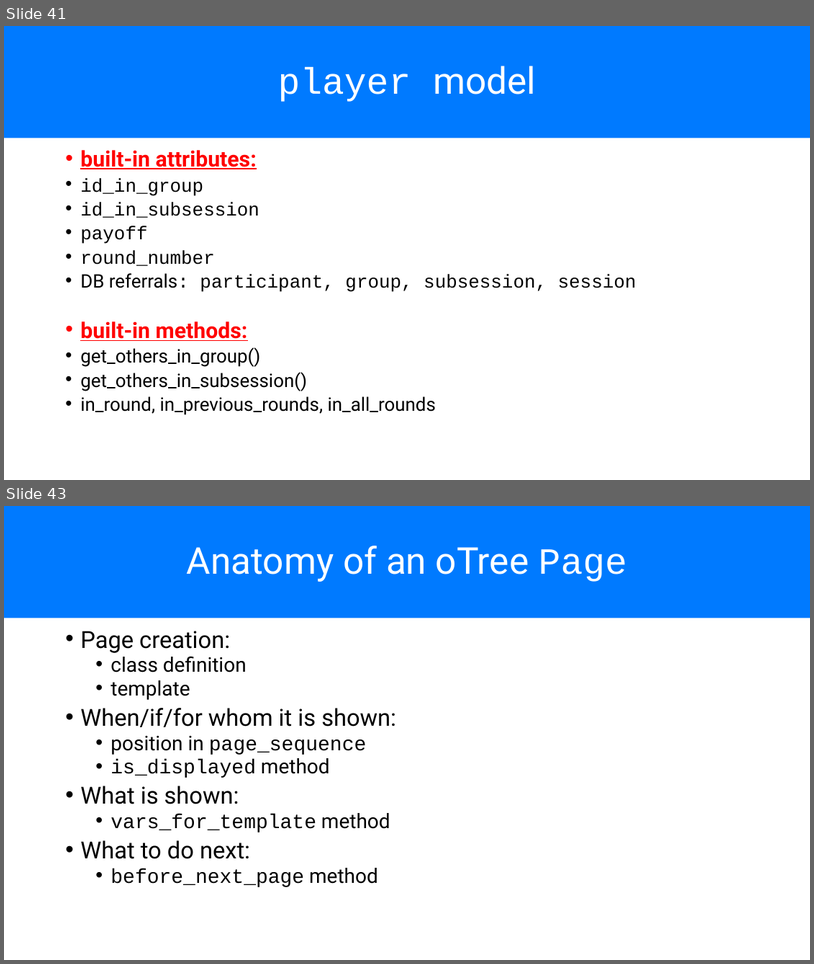
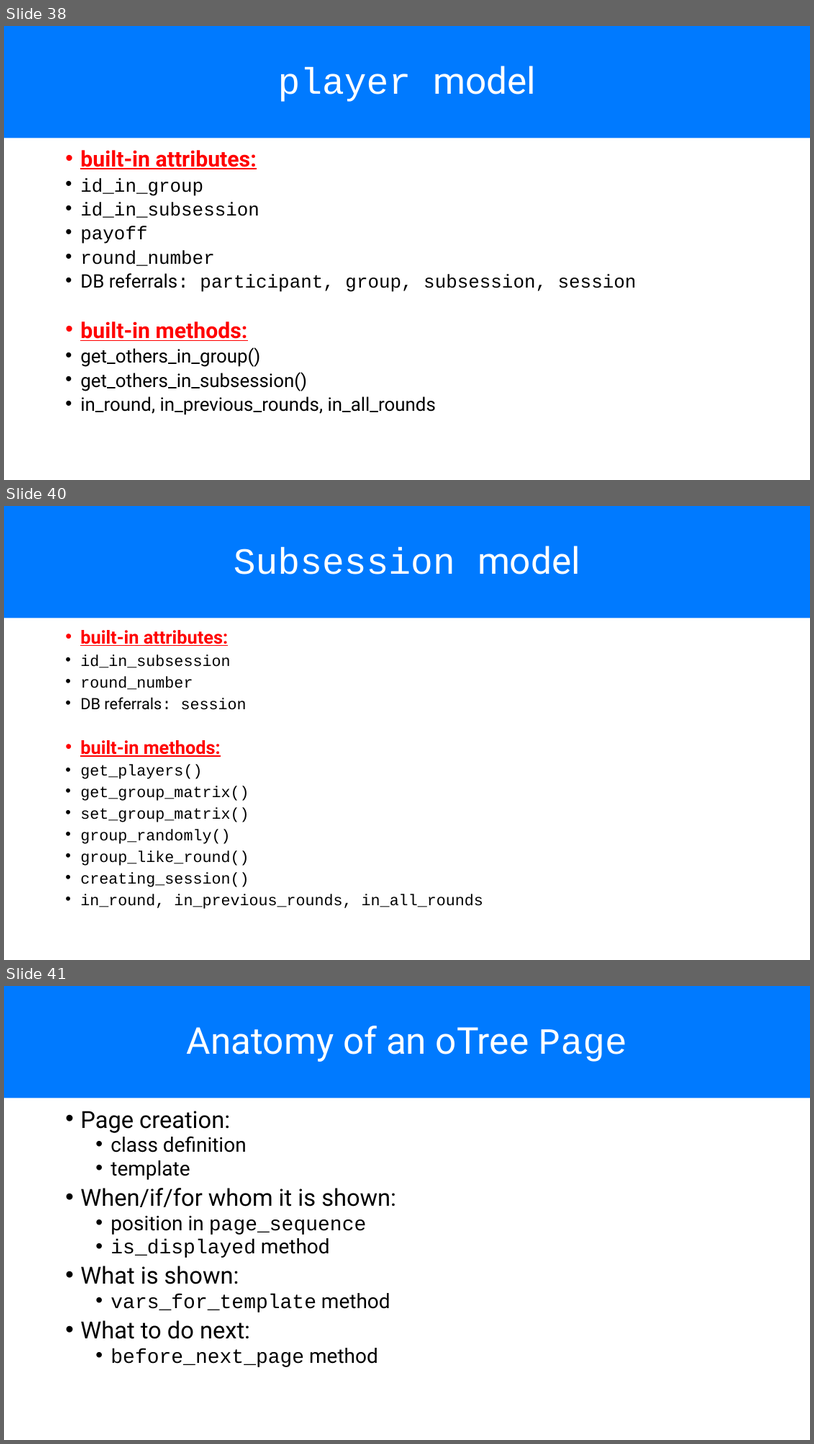
Before and after one commit to chapkovski/uncertainty-summer-school, a slide deck: presentations/frankfurt_july_2019 day1.pptx. Shown one above the other, each under a label of ours: slides 41 and 43 before the commit, slides 38, 40 and 41 after it; the slides between them are not shown. The pictures are 814x964 and 814x1444 pixels, drawn with LibreOffice and Linux fonts; fonts in the diff are those of the drawing. Boxes give left, top, right and bottom in pixels: in the first picture for what was removed or moved away, otherwise in the second. Text is boxed around its words. In the diff, an @@ line names an element or a change of style, - is before the commit and + after.

```diff
--- a/presentations/frankfurt_july_2019 day1.pptx
+++ b/presentations/frankfurt_july_2019 day1.pptx
@@ slide 40 added at [4, 506, 810, 960], background #FFFFFF @@
@@ title added at [4, 506, 810, 618], fill #007AFF, 44 pt, text #FFFFFF @@
+Subsession model
@@ text added at [80, 630, 484, 908], 18.6 pt, text #000000 @@
+• built-in attributes:
+• id_in_subsession
+• round_number
+• DB referrals: session
+• built-in methods:
+• get_players()
+• get_group_matrix()
+• set_group_matrix()
+• group_randomly()
+• group_like_round()
+• creating_session()
+• in_round, in_previous_rounds, in_all_rounds
@@ what was slide 41 is now slide 38 @@
@@ what was slide 43 is now slide 41 @@
```
Also in this commit, not shown: 1 slide changed, 2 slides removed, 11 other files.
